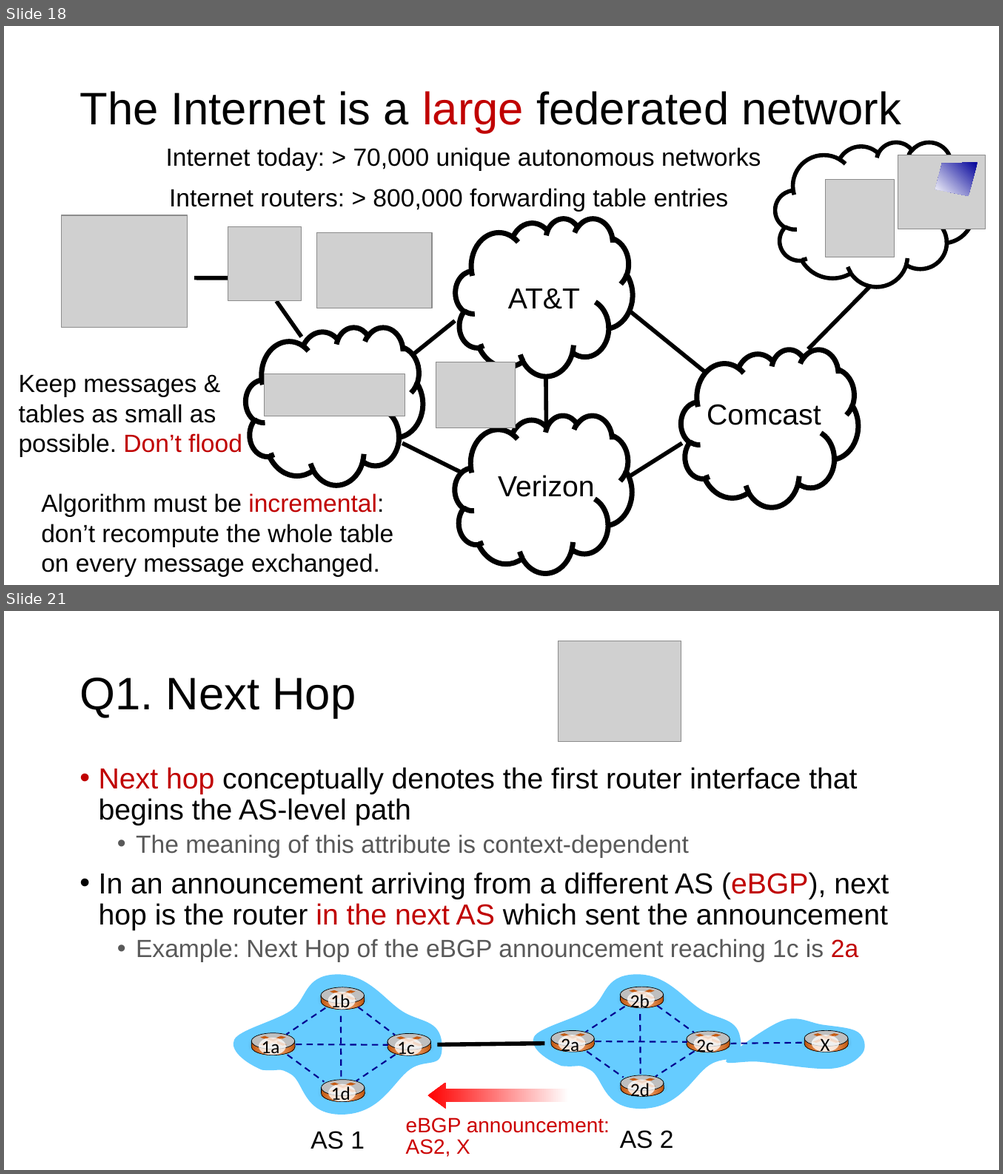
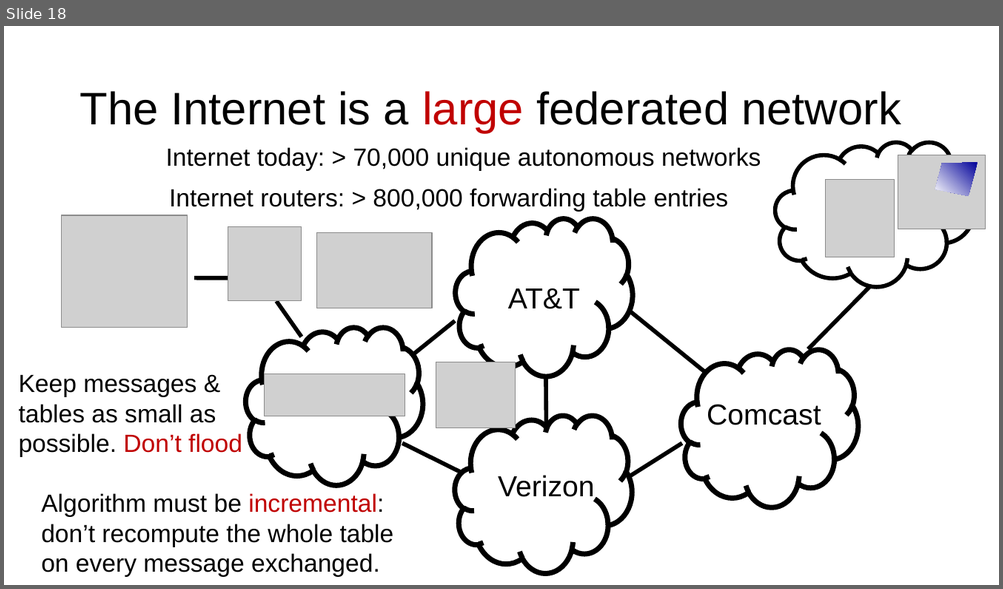
Before and after one commit to ngsrinivas/coursegen, a slide deck: ex/352-F24/staging/352-F24/lectures/24-net-routing-2.pptx. Shown one above the other, each under a label of ours: slides 18 and 21 before the commit, slide 18 after it; the slides between them are not shown. The pictures are 1003x1174 and 1003x589 pixels, drawn with LibreOffice and Linux fonts; fonts in the diff are those of the drawing; grey boxes stand for pictures. Boxes give left, top, right and bottom in pixels: in the first picture for what was removed or moved away, otherwise in the second. Text is boxed around its words. In the diff, an @@ line names an element or a change of style, - is before the commit and + after.

```diff
--- a/ex/352-F24/staging/352-F24/lectures/24-net-routing-2.pptx
+++ b/ex/352-F24/staging/352-F24/lectures/24-net-routing-2.pptx
@@ slide 21 removed at [4, 611, 999, 1170], background #FFFFFF @@
@@ picture removed at [558, 641, 681, 741] @@
@@ title removed at [79, 678, 356, 718] @@
-Q1. Next Hop
@@ text removed at [99, 767, 888, 963] @@
-• Next hop conceptually denotes the first router interface that begins the AS-level path
-  • The meaning of this attribute is context-dependent
-• In an announcement arriving from a different AS (eBGP), next hop is the router in the next AS which sent the announcement
-  • Example: Next Hop of the eBGP announcement reaching 1c is 2a
@@ group removed at [233, 975, 442, 1116]: 17 freeform shapes, 14 lines, 12 ellipses, 4 rectangles, 4 texts @@
-1b
-1d
-1c
-1a
@@ group removed at [533, 974, 740, 1109]: 17 freeform shapes, 14 lines, 12 ellipses, 4 rectangles, 4 texts @@
-2b
-2d
-2c
-2a
@@ line removed from (438, 1045) to (545, 1044) @@
@@ group removed at [726, 1019, 865, 1069]: 5 freeform shapes, 3 ellipses, 3 lines, 1 rectangle, 1 text @@
-X
@@ left arrow removed at [428, 1083, 569, 1110] @@
@@ text removed at [406, 1118, 609, 1157] @@
-eBGP announcement:
-AS2, X
@@ text removed at [310, 1131, 364, 1150] @@
-AS 1
@@ text removed at [620, 1130, 674, 1149] @@
-AS 2
```
Also in this commit, not shown: 19 other slides removed, 4 other files.
